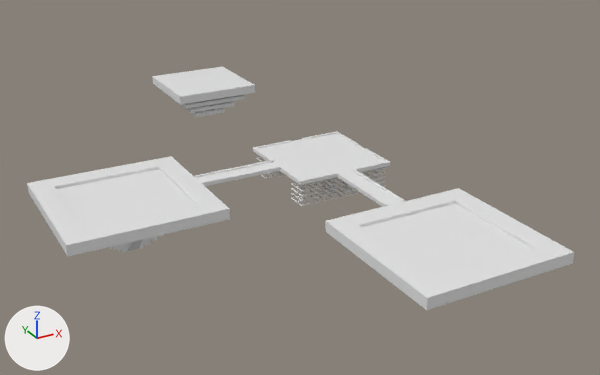
Two versions of the Blender file models/islands/islands.blend, one commit apart.
The view is the same before and after, from a 50 mm lens placed at (-77.8, -93.2, 60.7), pointed at (-4.9, 39.3, -5.6). Lighting does not change. The marker at lower left points along +X, +Y and +Z.

Names of what the first picture shows: 'Bridge 1', 'Bridge 2', 'Island 1', 'Island 2', 'Island 3', 'Platform 1', 'Under Shape'.
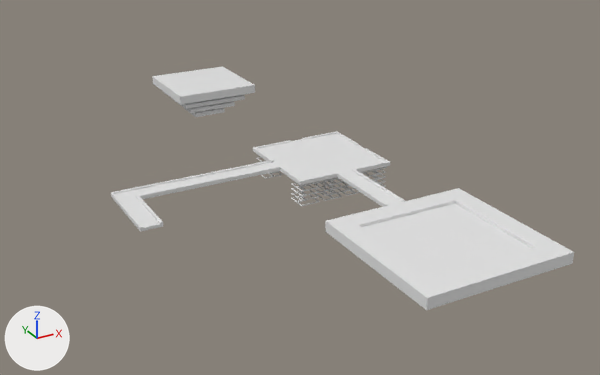
Location of each change, (x1, y1, x2, y2) in pixels of the pictures (600 x 375 px):
'Island 2', deleted
    before: (27, 156, 230, 256)
'Bridge 3', added
    after: (110, 176, 203, 231)

What the commit changed:
Mesh me_cube_006 is new.
It has 96 vertices, 94 faces and spans x -7.0..1.0, y -6.0..10.0, z -2.0..1.0.
It uses material mat_islands (white #e7e7e7).
Object 'Island 2' (ob_island_2) is deleted.
Object 'Bridge 3' (ob_bridge_3) is new; it shows me_cube_006.
Its location is (-32.0, 40.0, 0.0).
Its rotation in degrees is (0, 0, 90).
Its scale is (2.0, 1.0, 0.25).
